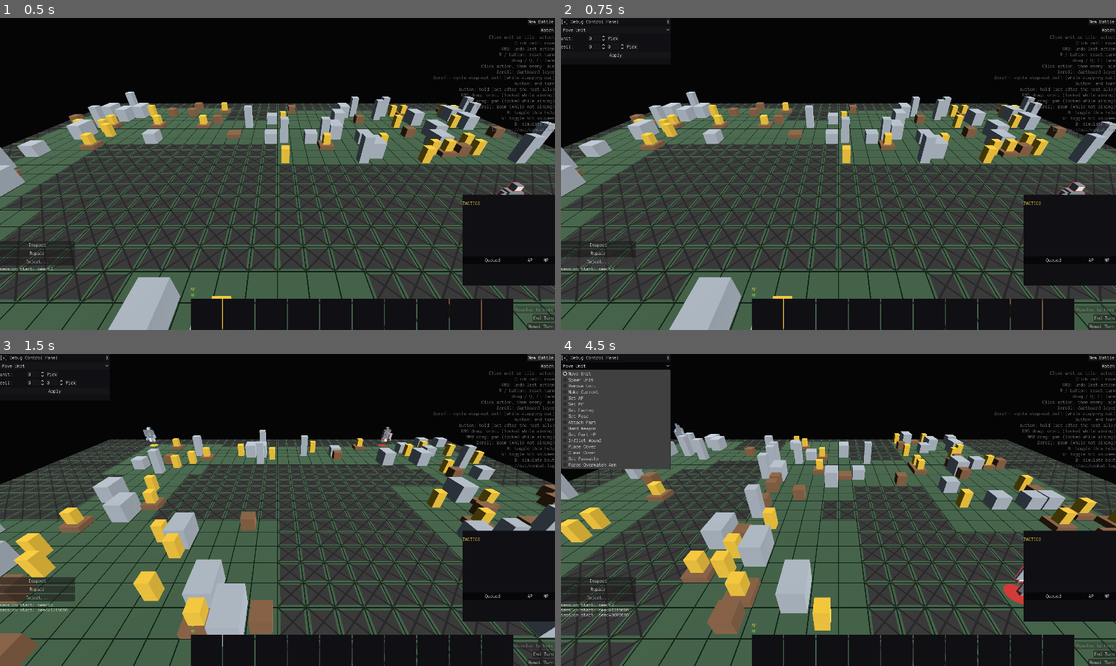
Above: before the commit, frames 1-4 (two rows, left to right).
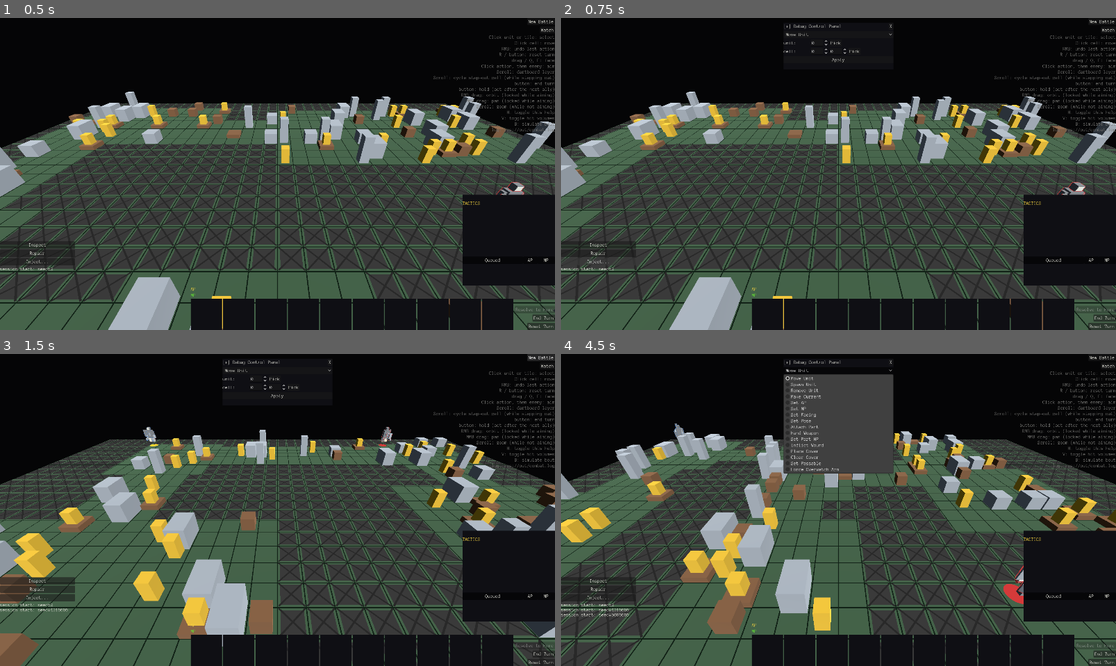
Above: after the commit, the same moments.

Repository: NotUserFriendly/HulkBreakers
Game: Godot game, scene res://src/view/battle_scene.tscn
Same seed, same stepped clock (60 frames per second), same inputs: the game is played once before the commit and once after it.
Inputs:
- Up to frame 1 (0.5 s): no input
- Up to frame 2 (0.75 s): click "Inject..." at 0.5 s
- Up to frame 3 (1.5 s): click "New Battle" at 1.25 s
- Up to frame 4 (4.5 s): click "New Battle" at 2 s; click "Inspect" at 2.75 s; click "Repair" at 3.5 s; click "Move Unit" at 4.25 s

Frame 1 is identical in both runs. In frame 2, 0.3% of the frame differs, in the area x 0-60%, y 0-15%; in frame 3, 0.3%; in frame 4, 12%, in the area x 0-60%, y 0-39%.

Commit message:
Taskblock 30: pin the debug control panel to a fixed top-center position
Supervisor report: the panel had no anchor at all, so it defaulted to
the top-left corner and overlaid the existing top-left HUD
(controls/tunables) in both overlays. Center horizontally, pin to a
fixed top margin, on setup() and on every viewport resize — same
timing/re-clamp pattern as InspectPanel's own _clamp_to_viewport.

Diff:
--- a/src/view/debug_control_panel.gd
+++ b/src/view/debug_control_panel.gd
@@ -22,6 +22,15 @@
 ## needing to know anything about view-refresh itself.
 signal applied(verb_id: StringName, args: Dictionary)
 
+## Supervisor report: with no anchor at all the panel defaulted to the
+## top-left corner and sat directly on top of the existing top-left HUD
+## (`controls`/`tunables` in both overlays). Horizontally centered,
+## pinned to a fixed top margin instead — same reasoning as InspectPanel's
+## own `_clamp_to_viewport`: it stays out of the way of everything else,
+## and a fixed screen anchor (not "wherever the mouse happened to be")
+## means it's always found in the same place.
+const TOP_MARGIN := 16.0
+
 var bout_injector: BoutInjector
 var pool: Dictionary
 var input_owner: Object
@@ -48,6 +57,19 @@
 	mouse_filter = Control.MOUSE_FILTER_IGNORE
 
 
+## Re-centers on every viewport resize too, not just at setup() — a
+## window resized while the panel is open must never leave it off-center.
+func _ready() -> void:
+	get_viewport().size_changed.connect(_center_top)
+
+
+func _center_top() -> void:
+	if not is_inside_tree():
+		return
+	var viewport_size: Vector2 = get_viewport_rect().size
+	position = Vector2((viewport_size.x - size.x) / 2.0, TOP_MARGIN)
+
+
 func setup(p_bout_injector: BoutInjector, p_pool: Dictionary, p_input_owner: Object) -> void:
 	bout_injector = p_bout_injector
 	pool = p_pool
@@ -57,6 +79,10 @@
 		_verbs = DebugVerbs.all()
 		_build_ui()
 	_select_verb(0)
+	# Layout (which verb's params are showing) only settles after this
+	# frame's own deferred calls run — center against the REAL post-layout
+	# width, not a guess at what it's about to become.
+	call_deferred(&"_center_top")
 
 
 func _build_ui() -> void:
--- /dev/null
+++ b/test/unit/view/test_debug_control_panel.gd
@@ -0,0 +1,62 @@
+extends GutTest
+
+## taskblock-30 follow-up (supervisor report): the panel had no anchor at
+## all, so a freshly opened panel sat at the top-left corner, directly on
+## top of the existing top-left HUD (`controls`/`tunables` in both
+## overlays). CLAUDE.md's own view-math rule applies: build the real node,
+## read `position`/`size` back — don't re-derive the centering formula in
+## the test.
+
+
+func _make_state() -> CombatState:
+	var root := Part.new()
+	root.hp = 5
+	root.max_hp = 5
+	var unit := Unit.new(Matrix.new(), Shell.new(root), Vector2i(0, 0), 0)
+	return CombatState.new(Grid.new(5, 5), [unit])
+
+
+func _open_panel() -> DebugControlPanel:
+	var panel := DebugControlPanel.new()
+	add_child_autofree(panel)
+	panel.setup(BoutInjector.new(_make_state()), DeepStrike.reference_humanoid_pool(), self)
+	return panel
+
+
+## `_center_top()` reads `size`, which only reflects real content after a
+## layout pass — same reasoning as InspectPanel's own clamp test: pin
+## `size` to a known value first rather than race the engine's own layout
+## timing, so the assertion is against a fixed, known input.
+func test_center_top_pins_the_panel_to_a_fixed_top_margin() -> void:
+	var panel := _open_panel()
+	panel.size = Vector2(380.0, 200.0)
+
+	panel._center_top()
+
+	assert_eq(panel.position.y, DebugControlPanel.TOP_MARGIN)
+
+
+func test_center_top_horizontally_centers_the_panel_in_the_real_viewport() -> void:
+	var panel := _open_panel()
+	panel.size = Vector2(380.0, 200.0)
+
+	panel._center_top()
+
+	var viewport_size: Vector2 = panel.get_viewport_rect().size
+	assert_eq(panel.position.x, (viewport_size.x - 380.0) / 2.0)
+
+
+## A window resized while the panel is open must re-center, not stay put
+## at an offset computed against the old size.
+func test_viewport_resize_recenters_the_panel() -> void:
+	var panel := _open_panel()
+	panel.size = Vector2(380.0, 200.0)
+	panel._center_top()
+	var original_x: float = panel.position.x
+
+	panel.position = Vector2(-999.0, 999.0)
+	panel._center_top()
+
+	assert_ne(panel.position, Vector2(-999.0, 999.0))
+	assert_eq(panel.position.x, original_x)
+	assert_eq(panel.position.y, DebugControlPanel.TOP_MARGIN)
Not shown, added: test/unit/view/test_debug_control_panel.gd.uid
